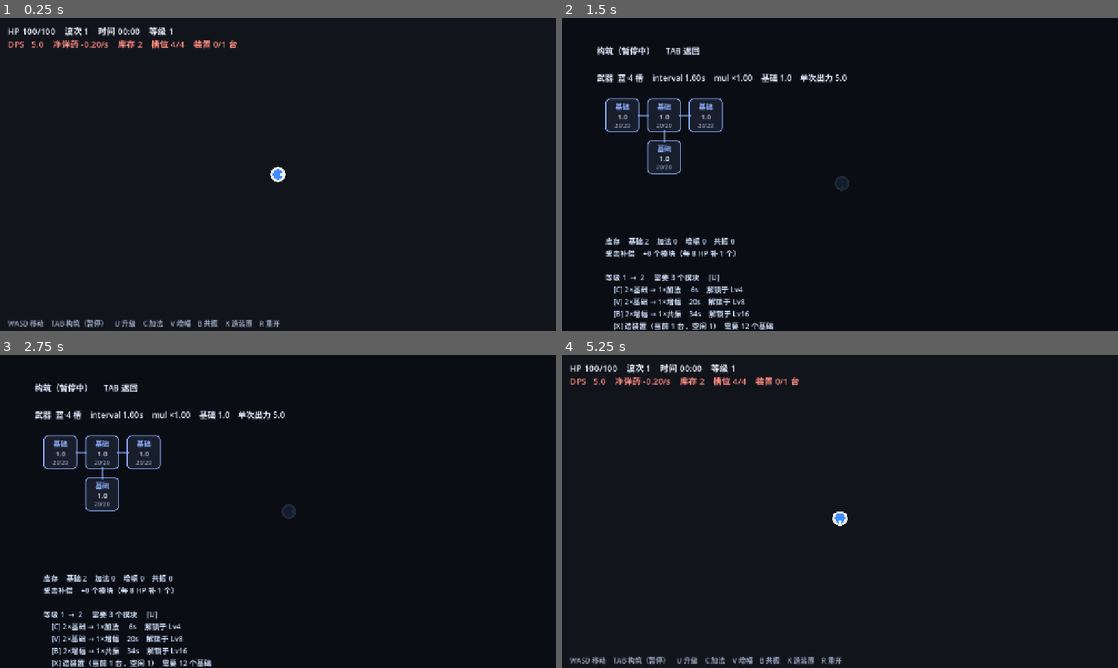
Above: before the commit, frames 1-4 (two rows, left to right).
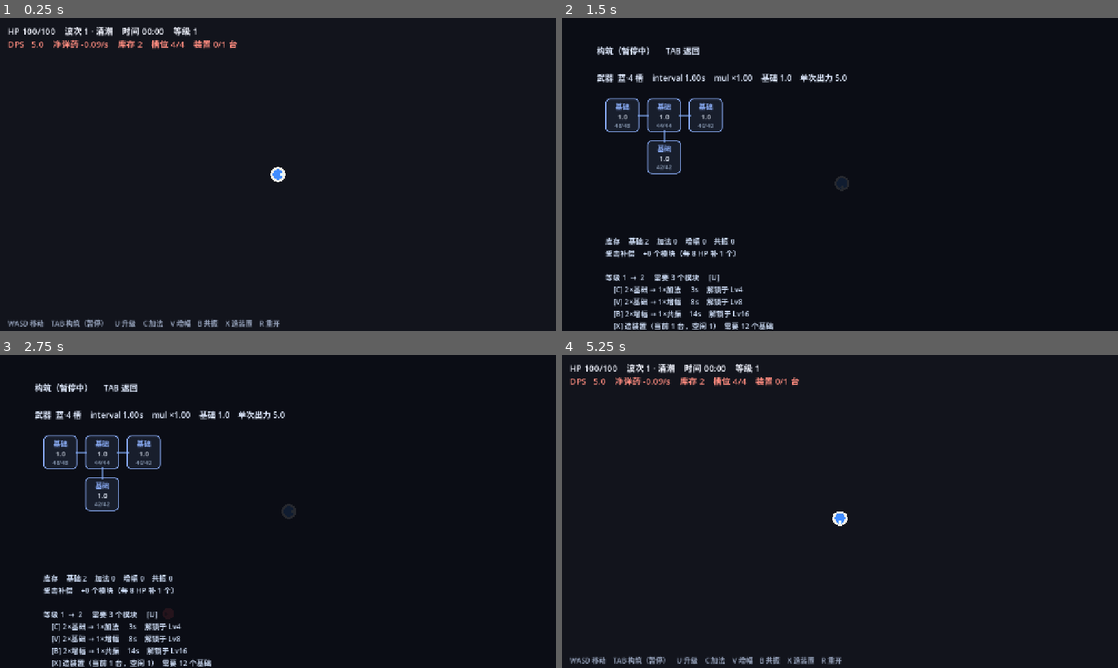
Above: after the commit, the same moments.

Repository: M1suK1/weapon-build-survivor
Game: Godot game, scene res://scenes/main.tscn
Same seed, same stepped clock (60 frames per second), same inputs: the game is played once before the commit and once after it.
Inputs:
- Up to frame 1 (0.25 s): no input
- Up to frame 2 (1.5 s): tap Enter at 0.5 s; hold D 0.53-1.28 s; tap Tab at 0.6 s; tap Space at 1.25 s; hold S from 1.28 s (still down); tap U at 1.35 s
- Up to frame 3 (2.75 s): tap Enter at 2 s; release S at 2.03 s; hold D from 2.03 s (still down); tap C at 2.1 s
- Up to frame 4 (5.25 s): tap Space at 2.75, 4.25 s; release D at 2.78 s; hold W 2.78-3.53 s; tap V at 2.85 s; tap Enter at 3.5 s; hold A 3.53-5.03 s; tap B at 3.6 s; tap X at 4.35 s; hold S from 5.03 s (still down); tap R at 5.1 s

The runs differ from the first frame. In frame 1, 0.4% of the frame differs, in the area x 16-36%, y 2-10%; in frame 2, 0.2%; in frame 3, 0.3%; in frame 4, 0.4%.

Commit message:
feat: 敌人体系（涌潮/疾行/磐石 + 速度血量公式 + 波次编成）；模块寿命与合成节奏重调

Diff:
--- a/scripts/enemy.gd
+++ b/scripts/enemy.gd
@@ -1,37 +1,56 @@
 extends Node2D
-## 敌人：直线追击玩家。hp / max_hp / speed 由 game.gd 生成后赋值。
+## 敌人：直线追击玩家。hp / max_hp / speed / kind / radius / body_color 由 game.gd 生成后赋值。
 
 var hp := 4.0
 var max_hp := 4.0
 var speed := 100.0
-var radius := 11.0
+var radius := 13.0
+var kind := "flood"
+var body_color := Color(0.92, 0.30, 0.34)
 var hpth := 0.0
 var hit := 0.0
+var facing := Vector2.RIGHT
+## 命中玩家的冷却（避免同一只怪每帧啃血）
+var touch_cd := 0.0
 
 
 func _ready() -> void:
-	radius = randf_range(11.0, 15.0)
 	hpth = randf() * TAU
 
 
 func _physics_process(delta: float) -> void:
 	hit = maxf(0.0, hit - delta)
+	touch_cd = maxf(0.0, touch_cd - delta)
 	var p = get_tree().get_first_node_in_group("player")
 	if p != null:
 		var d: Vector2 = p.position - position
 		if d.length() > 1.0:
-			position += d.normalized() * speed * delta
+			facing = d.normalized()
+			position += facing * speed * delta
 	queue_redraw()
 
 
 func _draw() -> void:
 	var frac := clampf(hp / maxf(max_hp, 0.001), 0.0, 1.0)
-	var body := Color(0.92, 0.30, 0.34).lerp(Color(1.0, 0.72, 0.30), 1.0 - frac)
+	var body := body_color.lerp(Color(1.0, 0.86, 0.55), 1.0 - frac)
 	if hit > 0.0:
 		body = body.lerp(Color(1, 1, 1), clampf(hit / 0.18, 0.0, 1.0) * 0.85)
 	var r := radius * (1.0 + hit * 0.6)
-	draw_circle(Vector2.ZERO, r, body)
-	draw_circle(Vector2.from_angle(hpth) * radius * 0.45, radius * 0.32, Color(0.15, 0.05, 0.08, 0.55))
+	# 疾行者画成尖头三角（一眼能看出它冲得快），其余还是圆
+	if kind == "runner":
+		var dir := facing
+		draw_colored_polygon(PackedVector2Array([
+			dir * r * 1.6,
+			dir.rotated(2.4) * r,
+			dir.rotated(-2.4) * r,
+		]), body)
+		draw_circle(Vector2.ZERO, r * 0.5, body.darkened(0.25))
+	else:
+		draw_circle(Vector2.ZERO, r, body)
+		if kind == "rock":
+			# 磐石：外圈硬壳
+			draw_arc(Vector2.ZERO, r * 0.72, 0.0, TAU, 18, body.lightened(0.35), 2.5, true)
+	draw_circle(Vector2.from_angle(hpth) * radius * 0.45, radius * 0.3, Color(0.12, 0.04, 0.07, 0.55))
 	if frac < 0.999:
 		var w := radius * 2.2
 		draw_rect(Rect2(-w * 0.5, -radius - 8.0, w, 3.0), Color(0.0, 0.0, 0.0, 0.55))
--- a/scripts/game.gd
+++ b/scripts/game.gd
@@ -4,17 +4,17 @@
 ## 模块表。tier 1 基础 / 2 加法 / 3 增幅（与加法同级，靠合成时间区分）/ 4 共振
 ## 增幅自身不出力（rate 0），每次开火把 boost 加到相邻模块的最终输出上
 const TIERS := {
-	1: {"rate": 1.0, "uses": 20.0, "name": "基础", "color": Color(0.56, 0.70, 1.0)},
-	2: {"rate": 3.0, "uses": 24.0, "name": "加法", "color": Color(0.49, 0.94, 0.66)},
-	3: {"rate": 0.0, "uses": 60.0, "name": "增幅", "color": Color(0.36, 0.88, 0.82), "boost": 5.0},
-	4: {"rate": 27.0, "uses": 34.0, "name": "共振", "color": Color(1.0, 0.56, 0.64)},
+	1: {"rate": 1.0, "uses": 45.0, "name": "基础", "color": Color(0.56, 0.70, 1.0)},
+	2: {"rate": 3.0, "uses": 60.0, "name": "加法", "color": Color(0.49, 0.94, 0.66)},
+	3: {"rate": 0.0, "uses": 120.0, "name": "增幅", "color": Color(0.36, 0.88, 0.82), "boost": 5.0},
+	4: {"rate": 27.0, "uses": 100.0, "name": "共振", "color": Color(1.0, 0.56, 0.64)},
 }
 
 ## 配方：产物阶 → 原料阶 + 耗时。加法与增幅吃一样的 2 个基础，只用时间区分（6s vs 20s）
 const RECIPES := {
-	2: {"from": 1, "time": 6.0},
-	3: {"from": 1, "time": 20.0},
-	4: {"from": 3, "time": 34.0},
+	2: {"from": 1, "time": 3.0},
+	3: {"from": 1, "time": 8.0},
+	4: {"from": 3, "time": 14.0},
 }
 const CRAFT_UNLOCK := {2: 4, 3: 8, 4: 16}
 
@@ -39,7 +39,7 @@
 ## 武器自带基础伤害：不吃模块次数，模块烧光时留一条底（否则 DPS 直接归零 = 必死）
 const QUALITY_BASE := {1: 0.5, 2: 0.8, 3: 1.0, 4: 1.5, 5: 2.0}
 const WAVE_SEC := 40.0
-const DROP_CHANCE := 0.65
+const DROP_CHANCE := 0.40
 const HP_BASE := 4.0
 const HP_GROWTH := 1.115
 const SPAWN_BASE := 2.0
@@ -53,6 +53,24 @@
 const CROWD_CAP := 6
 const FIRE_RANGE := 260.0
 const PULSE_DUR := 0.30
+
+## 敌人种类：hp_mult = (100 / 速度)^1.5 —— 速度越快血越少。
+## 以后加新怪直接套这个公式，不用一张张手调。
+const ENEMY_KINDS := {
+	"flood": {"speed": 100.0, "hp_mult": 1.00, "radius": 13.0, "color": Color(0.92, 0.30, 0.34)},
+	"runner": {"speed": 205.0, "hp_mult": 0.34, "radius": 9.0, "color": Color(1.00, 0.70, 0.26)},
+	"rock": {"speed": 52.0, "hp_mult": 2.67, "radius": 19.0, "color": Color(0.56, 0.46, 0.86)},
+}
+
+## 波次编成：coeff = 总血量预算系数（1.0 = 涌潮基准），kinds = 相对权重。
+## 每 5 波循环一次，所以玩家能从「这波怪变多了/变硬了」读出编成变化。
+const WAVE_PLANS := [
+	{"name": "涌潮", "coeff": 1.00, "kinds": {"flood": 1.0}},
+	{"name": "混编", "coeff": 0.80, "kinds": {"flood": 5.0, "runner": 3.0}},
+	{"name": "疾行", "coeff": 1.40, "kinds": {"runner": 1.0}},
+	{"name": "磐石", "coeff": 0.60, "kinds": {"rock": 1.0}},
+	{"name": "混编", "coeff": 0.80, "kinds": {"flood": 4.0, "rock": 2.0, "runner": 2.0}},
+]
 
 var weapon := {"interval": 1.0, "mul": 1.0, "quality": 3, "base": 1.0, "layout": [], "slots": []}
 var inventory := {1: 0, 2: 0, 3: 0, 4: 0}
@@ -85,6 +103,8 @@
 # --- 合成：每台装置一个并行位，装置可反复买（材料堆积就多做几台） ---
 var devices: Array = []  # [{"kind": int, "left": float, "total": float}]，kind=0 表示空闲
 var craft_seq := 0
+## 各阶实际合出来的数量（平衡观察用，也进 playtest 日志）
+var crafted := {1: 0, 2: 0, 3: 0, 4: 0}
 
 # --- 无头自动对战（平衡验证用）：godot --headless -- playtest bot pt=1200 ---
 var playtest := false
@@ -153,8 +173,10 @@
 	_refresh_hud()
 
 
+## 模块寿命带 ±15% 抖动：否则同一批装上去的模块会同时烧光，DPS 出现断崖
 func _new_module(tier: int) -> Dictionary:
-	return {"tier": tier, "left": float(TIERS[tier].uses)}
+	var u := float(TIERS[tier].uses) * rng.randf_range(0.85, 1.15)
+	return {"tier": tier, "left": u, "max": u}
 
 
 func _new_device() -> Dictionary:
@@ -403,14 +425,16 @@
 
 
 func _pt_log() -> void:
-	var need: float = _spawn_rate() * _wave_hp()
+	# 需求 DPS = 每秒进来的总血量 = 刷怪速度 × 单个基础血 × 本波平均血量倍率
+	var need: float = _spawn_rate() * _wave_hp() * _plan_avg_mult()
 	var comp := ""
 	for m in weapon.slots:
 		comp += "." if m == null else str(int(m.tier))
-	print("t=%3d w=%2d hp=%3d dps=%5.1f need=%5.1f drop=%.2f burn=%.2f lvl=%2d slot=%d/%d dev=%d/%d [%s] kills=%d" % [
+	print("t=%3d w=%2d hp=%3d dps=%5.1f need=%5.1f drop=%.2f burn=%.2f lvl=%2d slot=%d/%d dev=%d/%d [%s] c=%d/%d/%d/%d kills=%d" % [
 		int(pt_t), wave, int(maxf(hp, 0.0)), cur_dps(), need,
 		cur_drop(), cur_burn(), level, _count_filled(), weapon.slots.size(),
-		_busy_devices(), devices.size(), comp, kills_total,
+		_busy_devices(), devices.size(), comp,
+		crafted[1], crafted[2], crafted[3], crafted[4], kills_total,
 	])
 
 
@@ -430,8 +454,40 @@
 	return HP_BASE * pow(HP_GROWTH, wave - 1)
 
 
+## 当前波次的编成模板（每 5 波循环一次）
+func _plan() -> Dictionary:
+	return WAVE_PLANS[(wave - 1) % WAVE_PLANS.size()]
+
+
+## 本波敌人的平均血量倍率（用来把「总血量预算」换算成刷怪速度）
+func _plan_avg_mult() -> float:
+	var plan := _plan()
+	var wsum := 0.0
+	var msum := 0.0
+	for k in plan["kinds"]:
+		var w: float = float(plan["kinds"][k])
+		wsum += w
+		msum += w * float(ENEMY_KINDS[k]["hp_mult"])
+	return msum / maxf(wsum, 0.001)
+
+
+## 刷怪速度：先按预算系数缩放，再按平均血量倍率反比缩放
+## → 每波「总血量/秒」大致相同，但密度与单个强度差别很大（这就是玩法的差别）
 func _spawn_rate() -> float:
-	return SPAWN_BASE + wave * SPAWN_GROWTH
+	return (SPAWN_BASE + wave * SPAWN_GROWTH) * float(_plan()["coeff"]) / maxf(_plan_avg_mult(), 0.05)
+
+
+func _pick_kind() -> String:
+	var plan := _plan()
+	var total := 0.0
+	for k in plan["kinds"]:
+		total += float(plan["kinds"][k])
+	var r := rng.randf() * total
+	for k in plan["kinds"]:
+		r -= float(plan["kinds"][k])
+		if r <= 0.0:
+			return k
+	return "flood"
 
 
 func _set_quality(q: int) -> void:
@@ -542,6 +598,7 @@
 		var k: int = int(d["kind"])
 		d["kind"] = 0
 		d["left"] = 0.0
+		crafted[k] += 1
 		_install(k)
 
 
@@ -555,14 +612,19 @@
 
 
 func _spawn_enemy() -> void:
+	var kind := _pick_kind()
+	var kd: Dictionary = ENEMY_KINDS[kind]
 	var e = Node2D.new()
 	e.set_script(load("res://scripts/enemy.gd"))
 	e.add_to_group("enemy")
 	var ang: float = rng.randf() * TAU
 	e.position = player.position + Vector2(cos(ang), sin(ang)) * rng.randf_range(520.0, 660.0)
-	e.max_hp = _wave_hp()
+	e.kind = kind
+	e.radius = float(kd["radius"])
+	e.body_color = kd["color"]
+	e.max_hp = _wave_hp() * float(kd["hp_mult"])
 	e.hp = e.max_hp
-	e.speed = rng.randf_range(80.0, 105.0) + wave * 1.2
+	e.speed = float(kd["speed"]) * (1.0 + wave * 0.01)
 	add_child(e)
 
 
@@ -581,6 +643,7 @@
 		m.left = float(m.left) - 1.0
 		if m.left <= 0.0:
 			weapon.slots[i] = null
+			_refill(i)
 	if dmg <= 0.0:
 		return
 	# 开火脉冲：射程内全部敌人吃满这次伤害（单目标 1 发/秒 追不上海量刷怪）
@@ -764,23 +827,42 @@
 	return s
 
 
+## 模块烧光后立刻用库存里「补上去出力最高」的那一阶补上同一格（保拓扑），没有就空着
+## ——不能简单地「取最高阶」：增幅在没有载体相邻时出力是 0，会把格子填成空槽
+func _refill(i: int) -> void:
+	var best_t := 0
+	var best_v := -0.001
+	for t in [4, 3, 2, 1]:
+		if inventory[t] <= 0:
+			continue
+		weapon.slots[i] = _new_module(t)
+		var v := _board_total()
+		weapon.slots[i] = null
+		if v > best_v:
+			best_v = v
+			best_t = t
+	if best_t > 0:
+		inventory[best_t] -= 1
+		weapon.slots[i] = _new_module(best_t)
+
+
 ## 把一个模块装进电路板。
 ## 规则：空槽优先；满了就试每一格「换上去之后整板出力最高」的那一格，
 ## 而且必须**严格高于当前出力**才换，否则留在库存等槽位空出来。
 ## 旧规则是「替换最低阶」，结果会把喂加法的 T1 全换掉，最后板上全是互相吃不到的加法。
 func _install(t: int) -> void:
 	var n: int = weapon.slots.size()
-	for i in n:
-		if weapon.slots[i] == null:
-			weapon.slots[i] = _new_module(t)
-			return
+	# 增幅是「支撑件」：板上一旦有载体（共振）且支撑已经 2 个，就攒在库存里当共振的料
+	if t == 3 and _installed_count(4) >= 1 and _installed_count(3) >= 2:
+		inventory[3] += 1
+		return
+	# 空槽也算候选：统一按「装完后整板出力最高」挑位子。
+	# 所以增幅在没有载体相邻时出力是 0（等于不涨），会自己留在库存里。
 	var now := _board_total()
 	var best := -1
 	var best_v := now + 0.001
 	for i in n:
 		var m = weapon.slots[i]
-		if m == null:
-			continue
 		weapon.slots[i] = _new_module(t)
 		var v := _board_total()
 		weapon.slots[i] = m
@@ -842,15 +924,29 @@
 
 
 func _auto_recipe() -> int:
-	if level >= int(CRAFT_UNLOCK[4]) and inventory[3] >= 2:
-		return 4
+	# 共振是唯一的「载体」（有 27 的基量），增幅单独在场是 0 出力 —— 所以
+	# 攒够 2 个增幅就必须优先合共振，别让增幅把板子占满。
+	var sup := _installed_count(3)
+	if level >= int(CRAFT_UNLOCK[4]):
+		if inventory[3] >= 2:
+			return 4
+		if inventory[3] == 1 and sup >= 1:
+			return 3
 	if level < int(CRAFT_UNLOCK[2]) or inventory[1] < 2:
 		return 0
-	if level >= int(CRAFT_UNLOCK[3]) and inventory[1] >= 3:
+	if level >= int(CRAFT_UNLOCK[3]) and inventory[1] >= 3 and sup < 2:
 		craft_seq += 1
 		if craft_seq % 3 == 0:
 			return 3
 	return 2
+
+
+func _installed_count(t: int) -> int:
+	var n := 0
+	for m in weapon.slots:
+		if m != null and int(m.tier) == t:
+			n += 1
+	return n
 
 
 func add_module(tier: int) -> void:
@@ -884,8 +980,8 @@
 func _refresh_hud() -> void:
 	if hud_status == null:
 		return
-	hud_status.text = "HP %d/%d    波次 %d    时间 %s    等级 %d" % [
-		int(maxf(hp, 0.0)), int(max_hp), wave, _fmt_time(elapsed), level
+	hud_status.text = "HP %d/%d    波次 %d · %s    时间 %s    等级 %d" % [
+		int(maxf(hp, 0.0)), int(max_hp), wave, _plan()["name"], _fmt_time(elapsed), level
 	]
 	var net := cur_drop() - cur_burn()
 	var sign_s := "+" if net >= 0.0 else ""
@@ -1051,5 +1147,5 @@
 		use_l.horizontal_alignment = HORIZONTAL_ALIGNMENT_CENTER
 		use_l.add_theme_font_size_override("font_size", 13)
 		use_l.add_theme_color_override("font_color", Color(0.55, 0.62, 0.72))
-		use_l.text = "" if m == null else "%d/%d" % [int(m.left), int(TIERS[int(m.tier)].uses)]
+		use_l.text = "" if m == null else "%d/%d" % [int(m.left), int(m.max)]
 		panel.add_child(use_l)
Not shown, changed: docs/plan-v2.md
